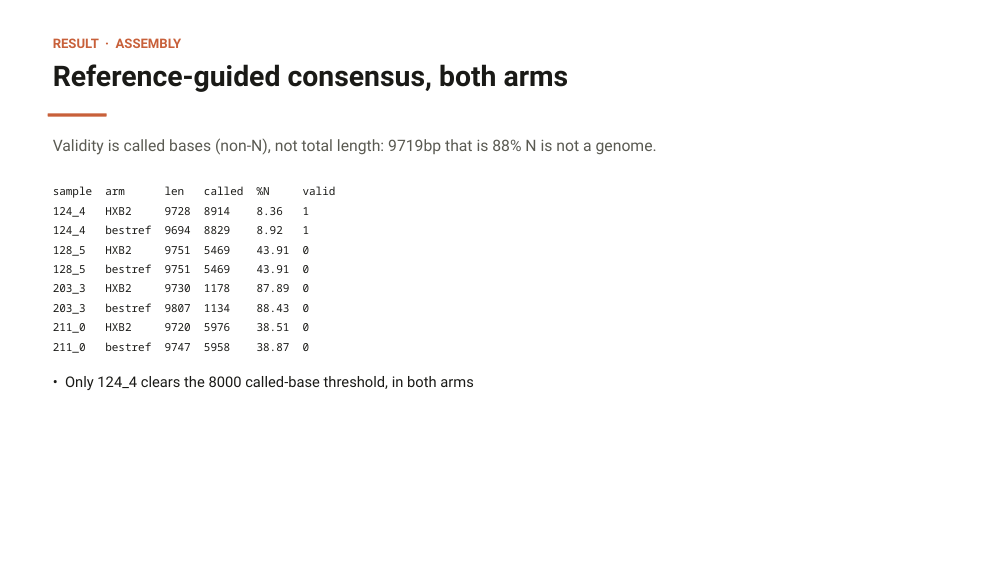
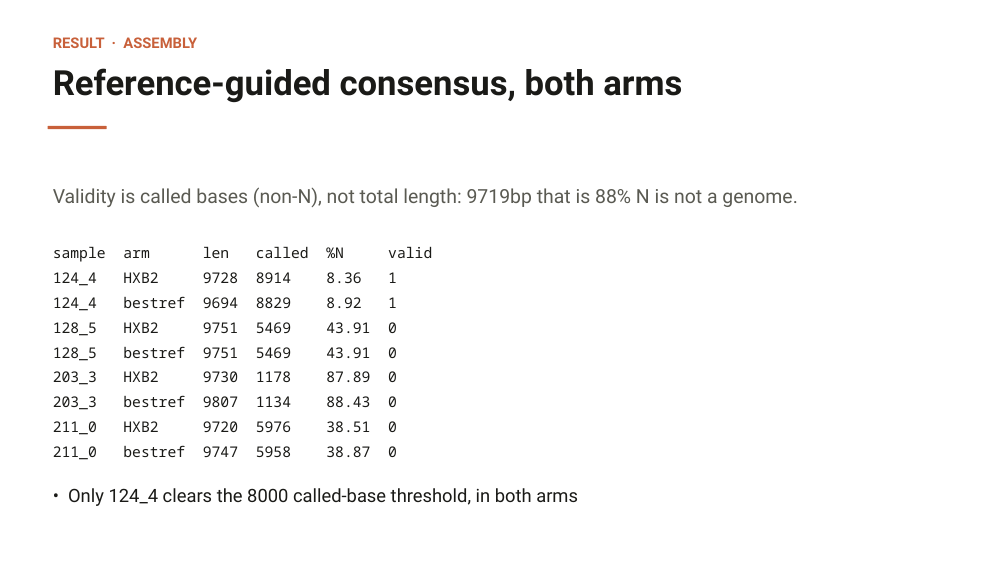
Before and after one commit to JNagawa/HIV-1-Proviral-U3_Region-Analysis--Subtypes-A1-D-and-Recombinants, a slide deck: slide 8 of writeups/PacBio_Pipeline_Report.pptx. Drawn at 1008x567 pixels with LibreOffice and Linux fonts; fonts in the diff are those of the drawing. Boxes give left, top, right and bottom in pixels: in the first picture for what was removed or moved away, otherwise in the second. Text is boxed around its words. In the diff, an @@ line names an element or a change of style, - is before the commit and + after.

```diff
--- a/writeups/PacBio_Pipeline_Report.pptx
+++ b/writeups/PacBio_Pipeline_Report.pptx
@@ text "RESULT · ASSEMBLY" at (x1=53, y1=37, x2=197, y2=48): size 12.5 to 14 pt @@
@@ text "Reference-guided consensus, both arms" at (x1=53, y1=68, x2=682, y2=102): size 27 to 33 pt @@
@@ rounded rectangle moved from (x1=48, y1=113, x2=107, y2=116) to (x1=48, y1=126, x2=107, y2=129) @@
@@ text "Validity is called bases (non-N), ..." moved from (x1=53, y1=138, x2=657, y2=155) to (x1=53, y1=187, x2=797, y2=207) @@
@@ text "Validity is called bases (non-N), ..." at (x1=53, y1=187, x2=797, y2=207): size 15 to 18.5 pt @@
@@ text "sample arm len called %N ..." moved from (x1=53, y1=186, x2=336, y2=198) to (x1=53, y1=246, x2=432, y2=262) @@
@@ text "124_4 HXB2 9728 8914 8.36 ..." moved from (x1=53, y1=207, x2=310, y2=217) to (x1=53, y1=272, x2=397, y2=286) @@
@@ text "124_4 bestref 9694 8829 8.92 ..." moved from (x1=53, y1=225, x2=310, y2=236) to (x1=53, y1=296, x2=397, y2=311) @@
@@ text "128_5 HXB2 9751 5469 43.91 ..." moved from (x1=53, y1=246, x2=310, y2=256) to (x1=53, y1=322, x2=397, y2=336) @@
@@ text "128_5 bestref 9751 5469 43.91 ..." moved from (x1=53, y1=264, x2=310, y2=275) to (x1=53, y1=346, x2=397, y2=361) @@
@@ text "203_3 HXB2 9730 1178 87.89 ..." moved from (x1=53, y1=284, x2=310, y2=294) to (x1=53, y1=371, x2=397, y2=385) @@
@@ text "203_3 bestref 9807 1134 88.43 ..." moved from (x1=53, y1=303, x2=310, y2=314) to (x1=53, y1=395, x2=397, y2=410) @@
@@ text "211_0 HXB2 9720 5976 38.51 ..." moved from (x1=53, y1=323, x2=310, y2=333) to (x1=53, y1=421, x2=397, y2=435) @@
@@ size 10.5 to 14 pt in 9 elements at (x1=53, y1=246, x2=432, y2=262), (x1=53, y1=272, x2=397, y2=286), (x1=53, y1=296, x2=397, y2=311), (x1=53, y1=322, x2=397, y2=336), (x1=53, y1=346, x2=397, y2=361), (x1=53, y1=371, x2=397, y2=385), (x1=53, y1=395, x2=397, y2=410), (x1=53, y1=421, x2=397, y2=435), (x1=53, y1=445, x2=397, y2=460) @@
@@ text "211_0 bestref 9747 5958 38.87 ..." moved from (x1=53, y1=342, x2=310, y2=353) to (x1=53, y1=445, x2=397, y2=460) @@
@@ text "• Only 124_4 clears the ..." moved from (x1=65, y1=376, x2=473, y2=390) to (x1=68, y1=488, x2=578, y2=506) @@
@@ text "• Only 124_4 clears the ..." at (x1=68, y1=488, x2=578, y2=506): size 14 to 17.5 pt @@
```
Also in this commit, not shown: 14 other slides changed, 2 other files.
